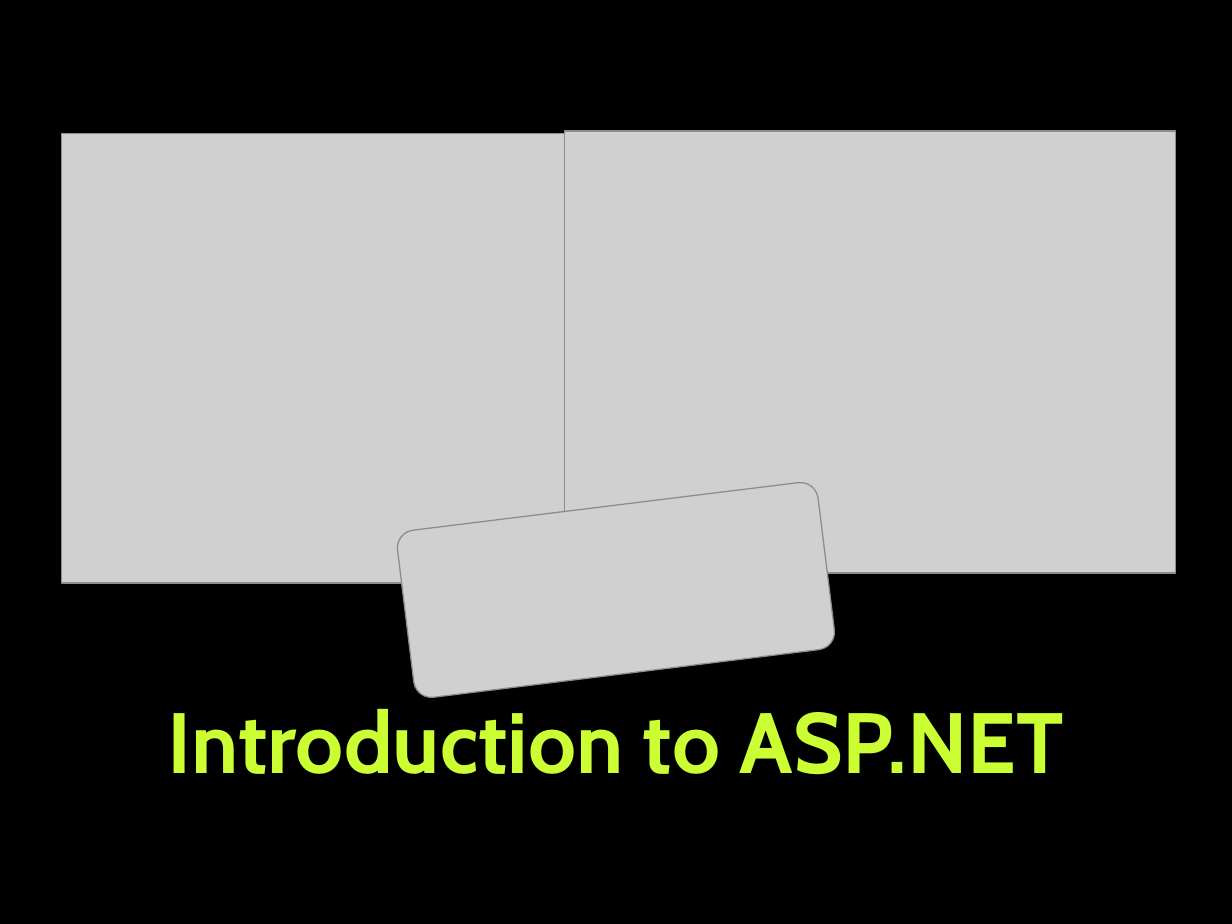
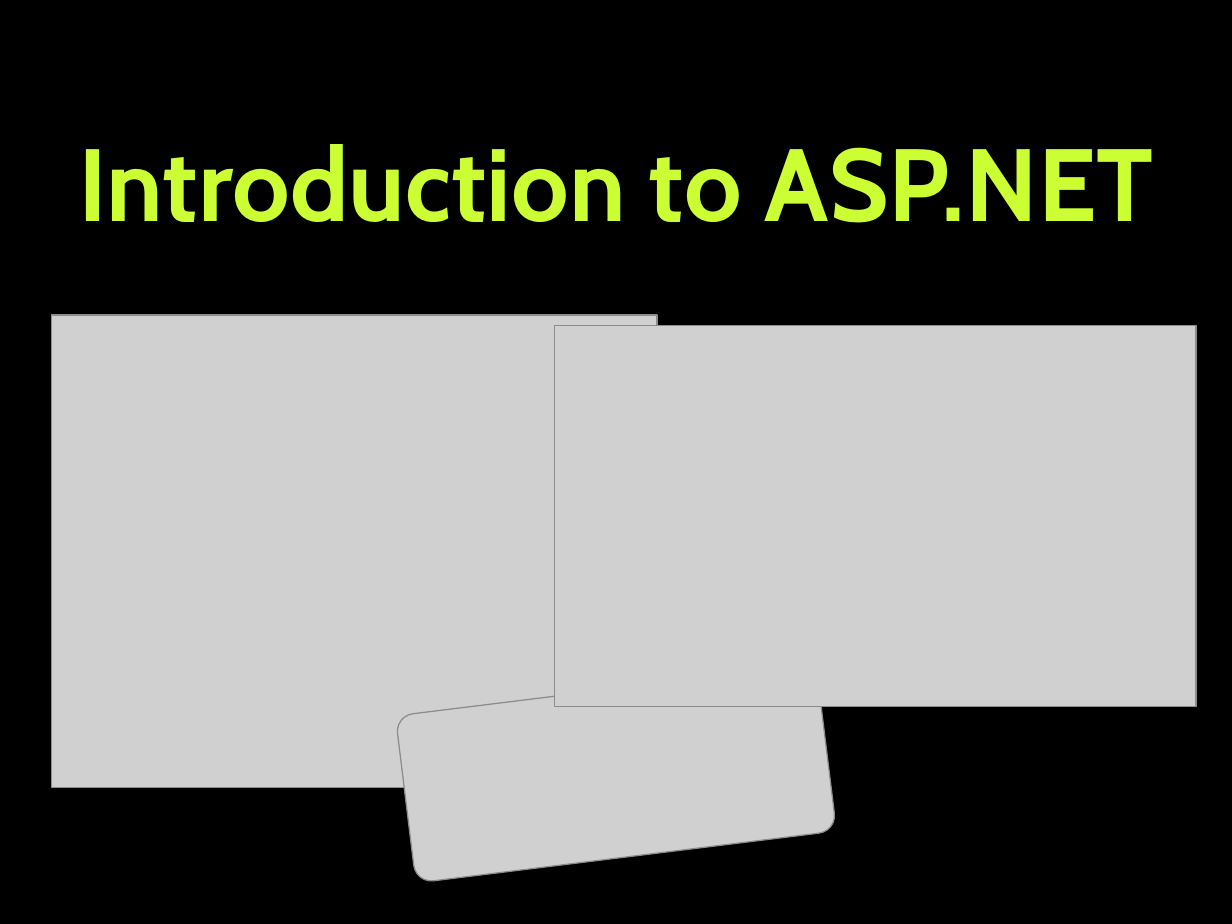
Before and after one commit to TelerikAcademy/ASP.NET-Web-Forms, a slide deck: slide 3 of 01. Introduction-to-ASP.NET/Introduction-to-ASP.NET.pptx. Drawn at 1232x924 pixels with LibreOffice and Linux fonts; fonts in the diff are those of the drawing; grey boxes stand for pictures; background and template pictures are left out. Boxes give left, top, right and bottom in pixels: in the first picture for what was removed or moved away, otherwise in the second. Text is boxed around its words. In the diff, an @@ line names an element or a change of style, - is before the commit and + after.

```diff
--- a/01. Introduction-to-ASP.NET/Introduction-to-ASP.NET.pptx
+++ b/01. Introduction-to-ASP.NET/Introduction-to-ASP.NET.pptx
@@ title "Introduction to ASP.NET": place and size @@
-title "Introduction to ASP.NET" at [168, 708, 1064, 775]
+title "Introduction to ASP.NET" at [79, 144, 1153, 223]
@@ title "Introduction to ASP.NET" at [79, 144, 1153, 223]: size 50 to 60 pt @@
@@ picture removed at [62, 133, 664, 583] @@
@@ picture removed at [564, 131, 1175, 573] @@
@@ picture added at [52, 315, 658, 787] @@
@@ picture added at [554, 325, 1196, 706] @@
@@ picture: place and size @@
-picture at [395, 481, 837, 700]
+picture at [395, 665, 837, 884]
```
Also in this commit, not shown: 22 other slides changed, 4 slides added, 2 slides removed, 1 other file.
